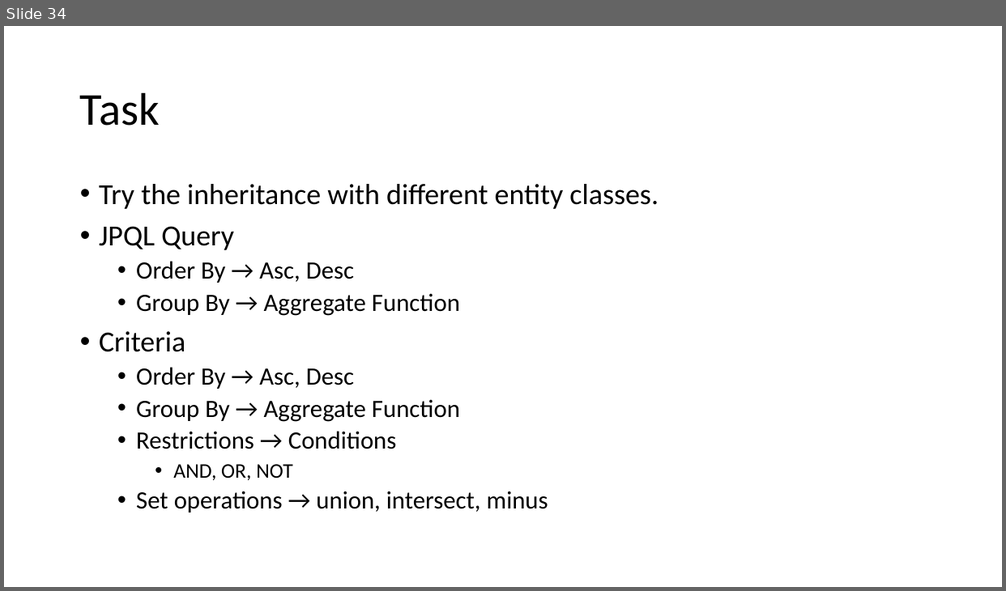
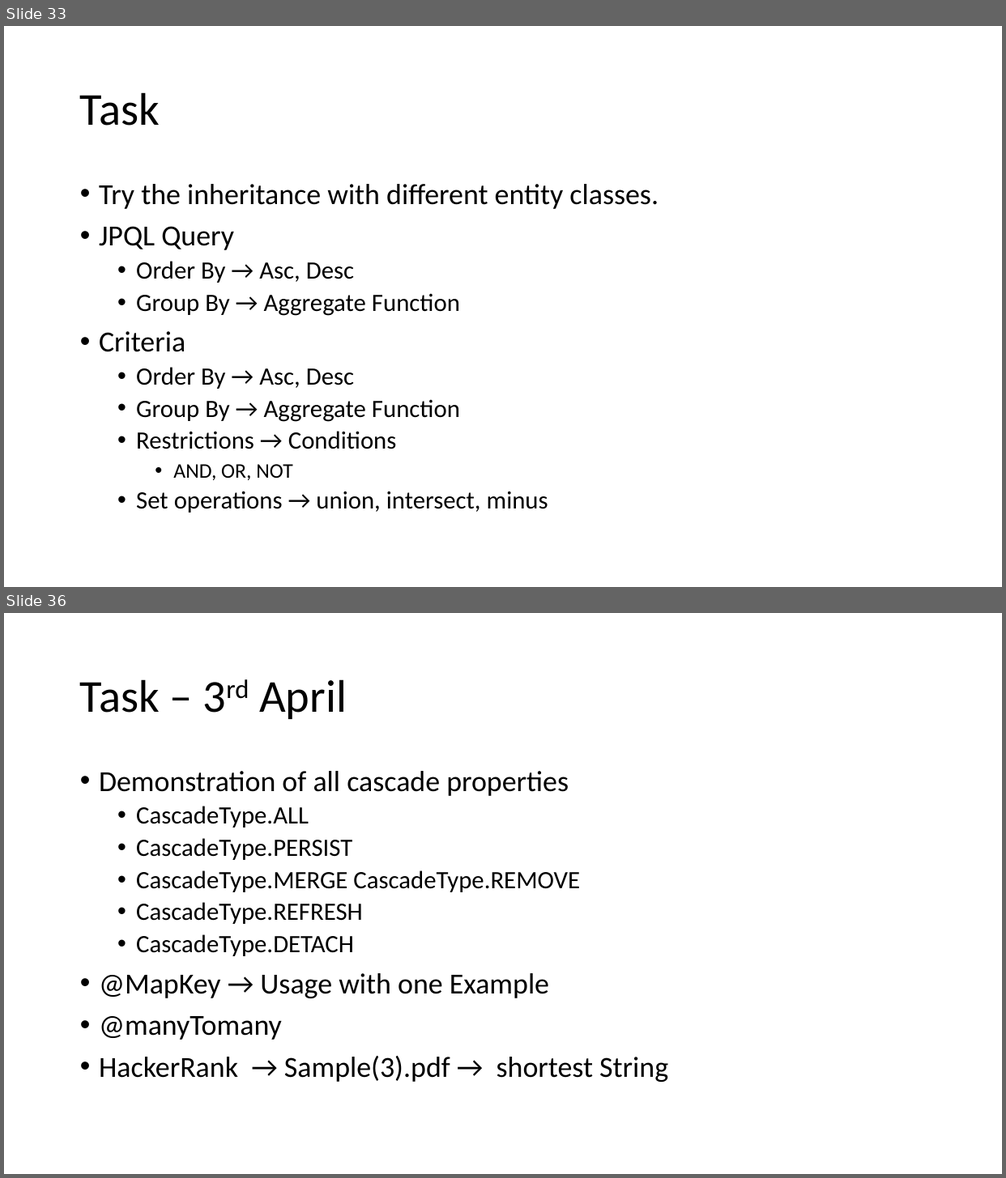
Before and after one commit to sharmilasimhadri/pod_trg, a slide deck: notes.pptx. Shown one above the other, each under a label of ours: slide 34 before the commit, slides 33 and 36 after it; the slides between them are not shown. The pictures are 1006x591 and 1006x1178 pixels, drawn with LibreOffice and Linux fonts; fonts in the diff are those of the drawing. Boxes give left, top, right and bottom in pixels: in the first picture for what was removed or moved away, otherwise in the second. Text is boxed around its words. In the diff, an @@ line names an element or a change of style, - is before the commit and + after.

```diff
--- a/notes.pptx
+++ b/notes.pptx
@@ slide 36 added at (x1=4, y1=613, x2=1002, y2=1174), background #FFFFFF @@
@@ title added at (x1=80, y1=679, x2=347, y2=719), 44 pt, text #000000 @@
+Task – 3rd April
@@ text added at (x1=99, y1=771, x2=668, y2=1082), 28 pt, text #000000 @@
+• Demonstration of all cascade properties
+  • CascadeType.ALL
+  • CascadeType.PERSIST
+  • CascadeType.MERGE CascadeType.REMOVE
+  • CascadeType.REFRESH
+  • CascadeType.DETACH
+• @MapKey → Usage with one Example
+• @manyTomany
+• HackerRank → Sample(3).pdf → shortest String
@@ what was slide 34 is now slide 33 @@
```
Also in this commit, not shown: 1 slide changed, 1 other slide added, 1 other file.
